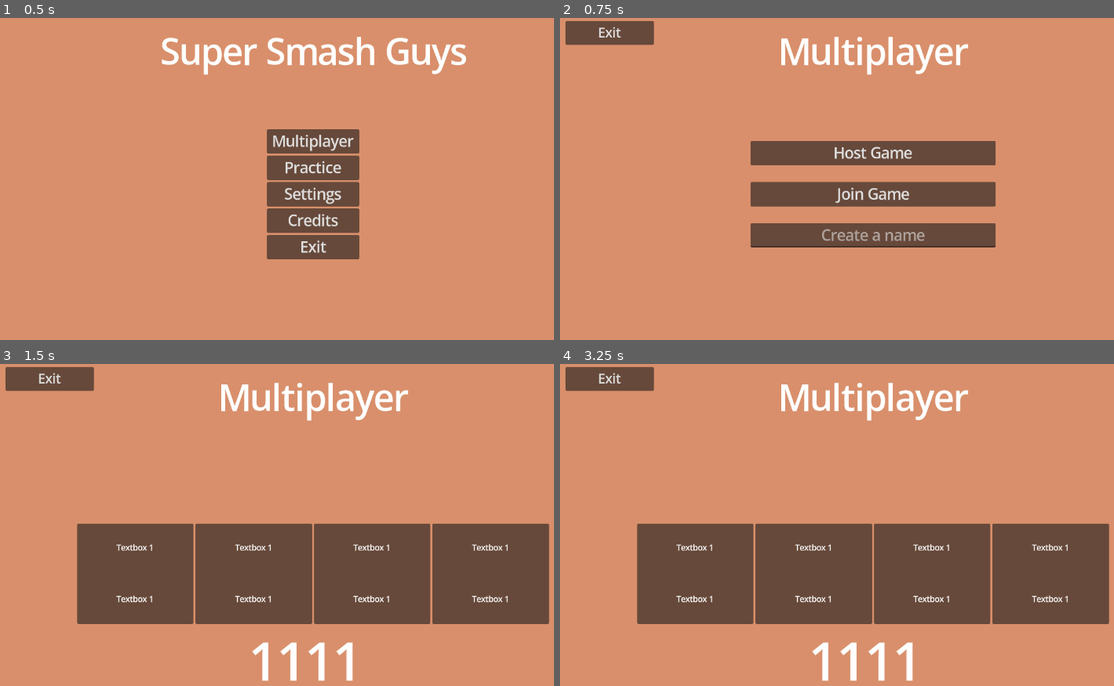
Above: before the commit, frames 1-4 (two rows, left to right).
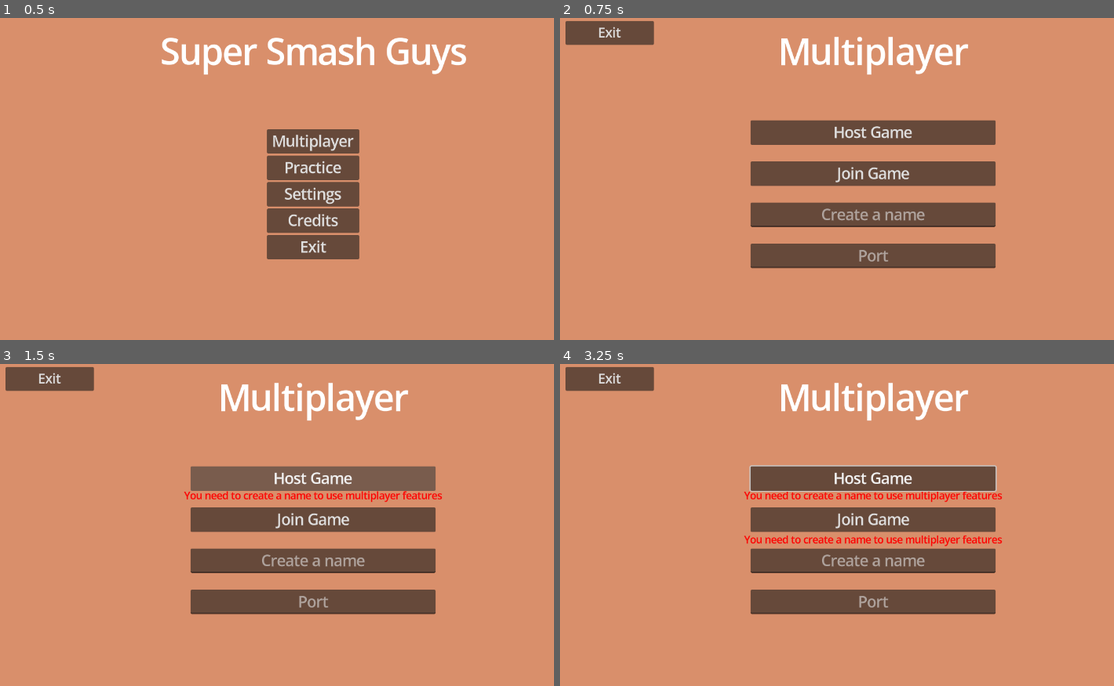
Above: after the commit, the same moments.

Repository: Rivmo/Super-Smash-Guys
Game: Godot game, scene res://scenes/main_menu_screen.tscn
The game is run twice, just before and just after one commit, with the same random seed, the same clock (stepped at 60 frames per second) and the same inputs.
Inputs (mouse positions are in pixels of both pictures, inside the frame that each line leads up to):
- Up to frame 1 (0.5 s): no input
- Up to frame 2 (0.75 s): click "Multiplayer" at 0.5 s
- Up to frame 3 (1.5 s): click "Host Game" at 1.25 s
- Up to frame 4 (3.25 s): click (875, 518) at 2 s, where only the run after the commit has a clickable "Join Game"; move the mouse to (1008, 521) at 2.77 s; hold Right (Right) from 2.78 s (still down); tap O (Attack) at 2.85 s; click (1008, 521) at 2.92 s; tap Up (Jump) at 3.02 s

Frame 1 is identical in both runs. In frame 2, 18% of the frame differs, in the area x 34-79%, y 31-78%; in frame 3, 27%; in frame 4, 27%, in the area x 13-100%, y 31-99%.

Commit message:
few ui changes, especially multiplayer ones
also added global player options

Diff:
--- /dev/null
+++ b/globals/globals.gd
@@ -0,0 +1,3 @@
+extends Node
+
+var Username = ""
--- a/project.godot
+++ b/project.godot
@@ -17,6 +17,7 @@
 [autoload]
 
 NetworkManager="*uid://b6f4t8yd1hlen"
+PlayerOptions="*uid://dgb1gh4bmdtwc"
 
 [display]
 
--- a/scenes/Multiplayer_select_screen.tscn
+++ b/scenes/Multiplayer_select_screen.tscn
@@ -38,6 +38,51 @@
 size_flags_horizontal = 4
 theme_override_font_sizes/font_size = 70
 text = "Multiplayer"
+
+[node name="MarginContainer2" type="MarginContainer" parent="." unique_id=1530058792]
+layout_mode = 1
+anchors_preset = 8
+anchor_left = 0.5
+anchor_top = 0.5
+anchor_right = 0.5
+anchor_bottom = 0.5
+offset_left = -312.5
+offset_top = -53.958332
+offset_right = 312.5
+offset_bottom = 53.958332
+grow_horizontal = 2
+grow_vertical = 2
+theme_override_constants/margin_bottom = 180
+
+[node name="errorwarning1" type="Label" parent="MarginContainer2" unique_id=1188549776]
+visible = false
+layout_mode = 2
+size_flags_horizontal = 4
+theme_override_colors/font_color = Color(1, 0, 0, 1)
+theme_override_font_sizes/font_size = 20
+text = "You need to create a name to use multiplayer features"
+
+[node name="MarginContainer3" type="MarginContainer" parent="." unique_id=2080800121]
+layout_mode = 1
+anchors_preset = 8
+anchor_left = 0.5
+anchor_top = 0.5
+anchor_right = 0.5
+anchor_bottom = 0.5
+offset_left = -312.5
+offset_top = -53.958332
+offset_right = 312.5
+offset_bottom = 53.958332
+grow_horizontal = 2
+grow_vertical = 2
+
+[node name="errorwarning2" type="Label" parent="MarginContainer3" unique_id=319023896]
+visible = false
+layout_mode = 2
+size_flags_horizontal = 4
+theme_override_colors/font_color = Color(1, 0, 0, 1)
+theme_override_font_sizes/font_size = 20
+text = "You need to create a name to use multiplayer features"
 
 [node name="VBoxContainer" type="VBoxContainer" parent="." unique_id=605720243]
 layout_mode = 1
--- a/scripts/join_text_box.gd
+++ b/scripts/join_text_box.gd
@@ -1,15 +1,20 @@
 extends LineEdit
 
 # Called when the node enters the scene tree for the first time.
-func _ready() -> void:
-	visible = false
+#func _ready() -> void:
+#	visible = false
 
 func _on_join_pressed() -> void:
-	visible = true
+	if PlayerOptions.Username == "":
+		$"../../MarginContainer3/errorwarning2".visible = true
+#	visible = true
 
 func _on_host_pressed() -> void:
-	NetworkManager.create_server()
-	NetworkManager.lobby_join()
+	if PlayerOptions.Username == "":
+		$"../../MarginContainer2/errorwarning1".visible = true
+	else:
+		NetworkManager.create_server()
+		NetworkManager.lobby_join()
 
 func _on_text_submitted(text: String) -> void:
 	var code := NetworkManager.Server_Port
Not shown, added: globals/globals.gd.uid
